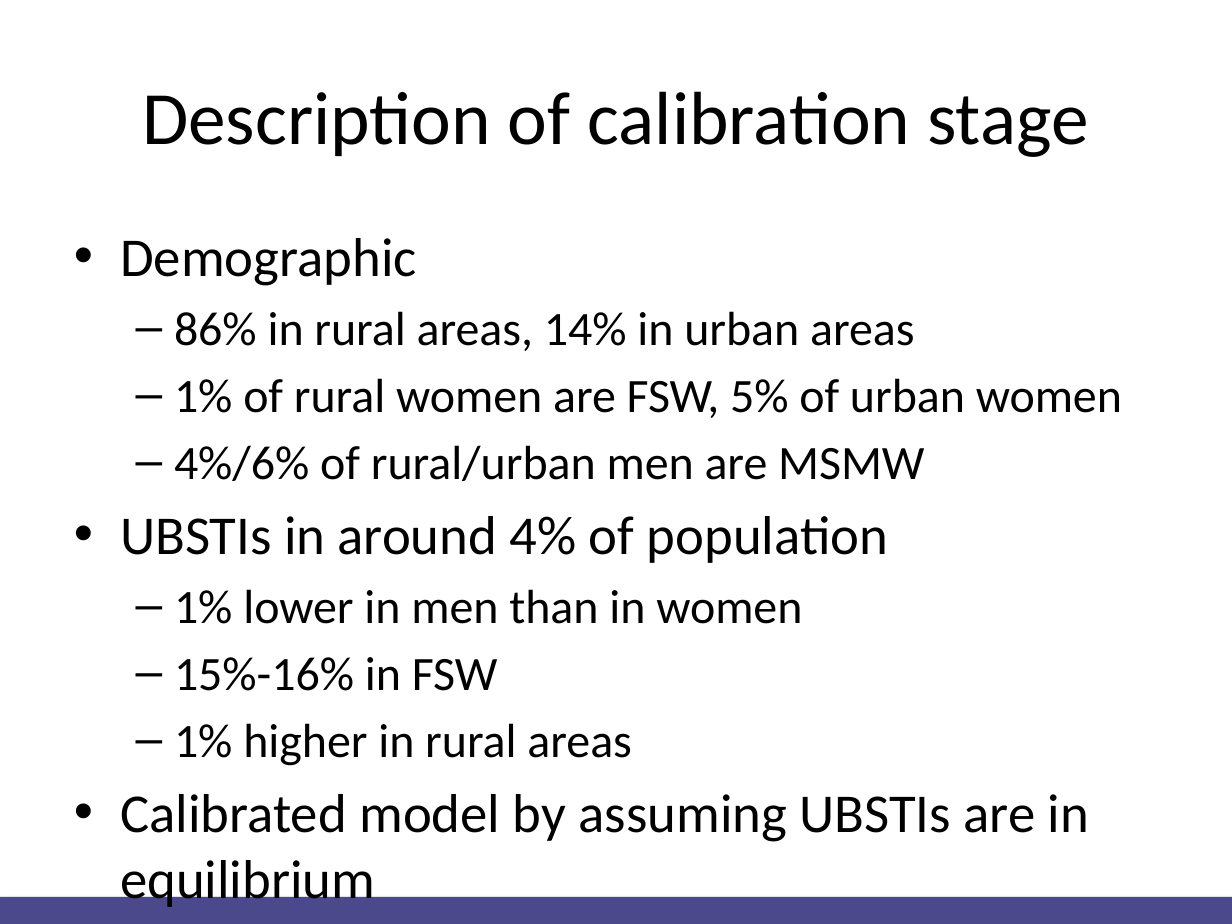
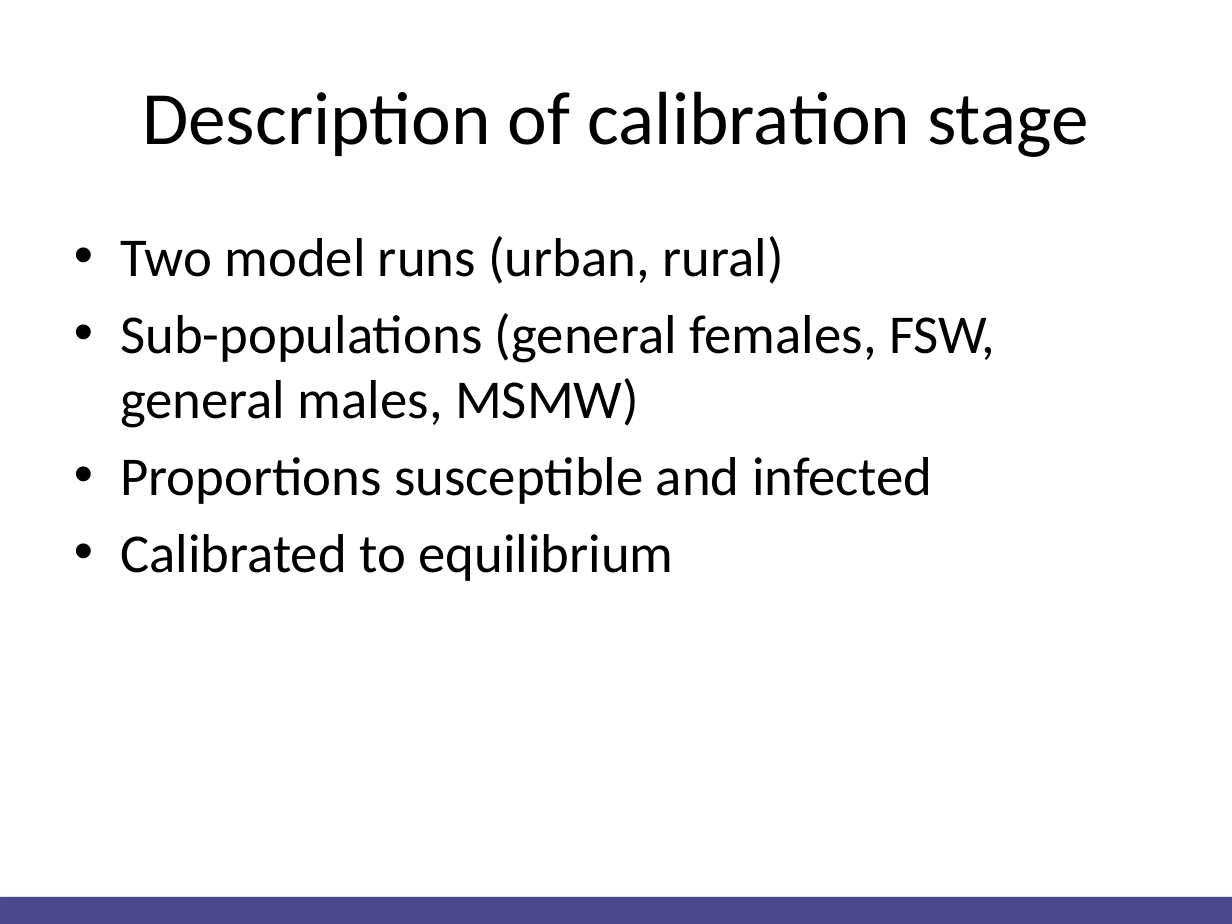
Before and after one commit to Christopher-Rock/hivandppt, a slide deck: slide 6 of Christopher Rock HIV and PPT.pptx (slide 8 before the commit). Drawn at 1232x924 pixels with LibreOffice and Linux fonts; fonts in the diff are those of the drawing. Boxes give left, top, right and bottom in pixels: in the first picture for what was removed or moved away, otherwise in the second. Text is boxed around its words. In the diff, an @@ line names an element or a change of style, - is before the commit and + after.

```diff
--- a/Christopher Rock HIV and PPT.pptx
+++ b/Christopher Rock HIV and PPT.pptx
@@ text at [120, 236, 995, 581]: text changed; size 28 to 32 pt @@
-• Demographic
-  – 86% in rural areas, 14% in urban areas
-  – 1% of rural women are FSW, 5% of urban women
-  – 4%/6% of rural/urban men are MSMW
-• UBSTIs in around 4% of population
-  – 1% lower in men than in women
-  – 15%-16% in FSW
-  – 1% higher in rural areas
-• Calibrated model by assuming UBSTIs are in equilibrium
+• Two model runs (urban, rural)
+• Sub-populations (general females, FSW, general males, MSMW)
+• Proportions susceptible and infected
+• Calibrated to equilibrium
```
Also in this commit, not shown: 12 other slides changed, 3 slides added, 8 slides removed, 1 other file.
